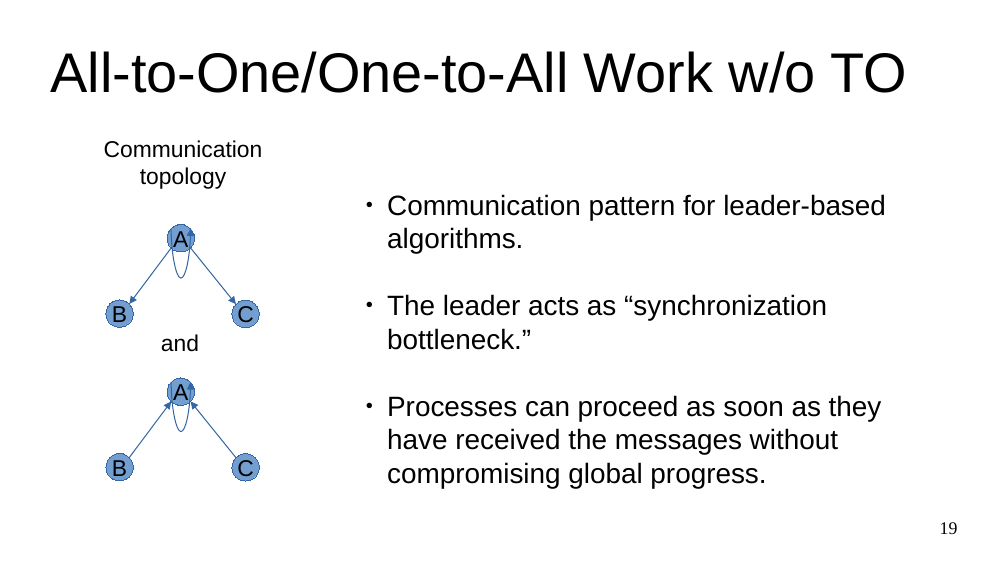
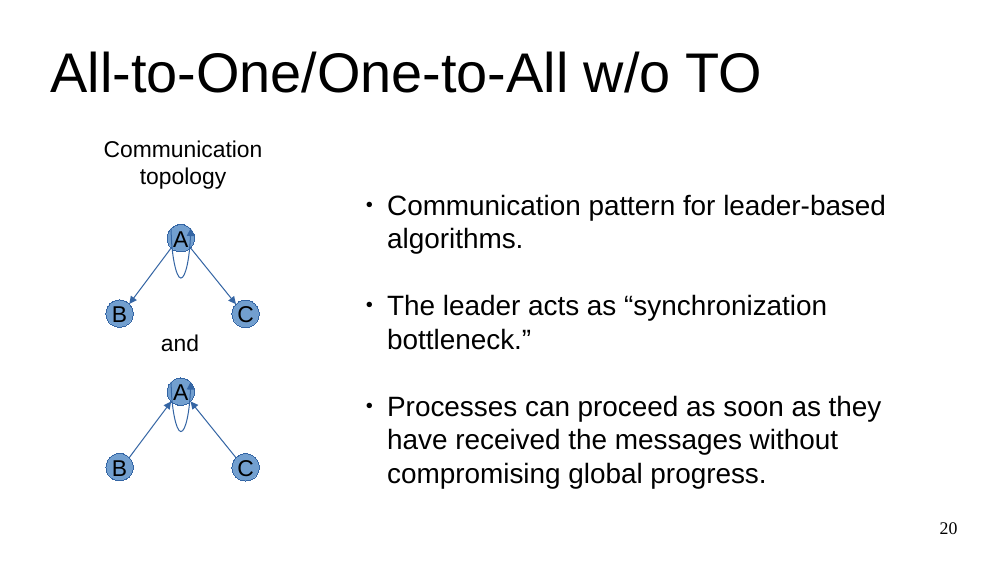
Before and after one commit to dzufferey/presentations, a slide deck: slide 20 of 2020_09_04_FRIDA/presentation.odp (slide 19 before the commit). Drawn at 1008x567 pixels with LibreOffice and Linux fonts; fonts in the diff are those of the drawing. Boxes give left, top, right and bottom in pixels: in the first picture for what was removed or moved away, otherwise in the second. Text is boxed around its words. In the diff, an @@ line names an element or a change of style, - is before the commit and + after.

```diff
--- a/2020_09_04_FRIDA/presentation.odp
+++ b/2020_09_04_FRIDA/presentation.odp
@@ title at (50,51,762,93): text changed @@
-All-to-One/One-to-All Work w/o TO
+All-to-One/One-to-All w/o TO
@@ page number at (940,522,958,534): text changed @@
-19
+20
```
Also in this commit, not shown: 21 other slides changed, 1 slide added, 1 slide removed, 2 other files.
